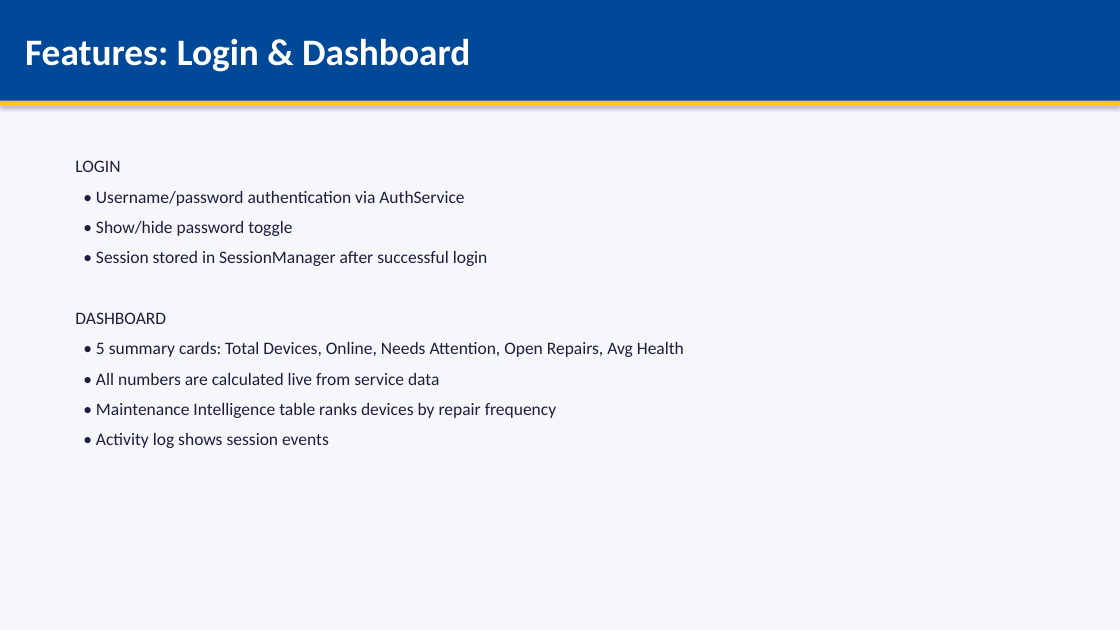
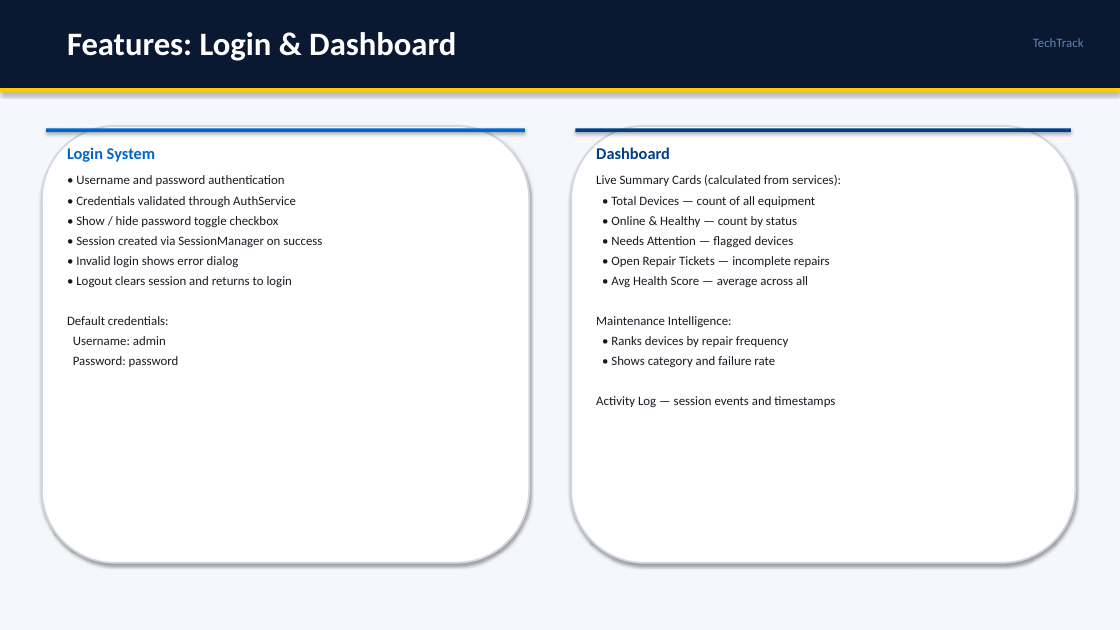
Before and after one commit to isanthetroller/TechTrack, a slide deck: slide 7 of TechTrack_Presentation.pptx (slide 5 before the commit). Drawn at 1120x630 pixels with LibreOffice and Linux fonts; fonts in the diff are those of the drawing. Boxes give left, top, right and bottom in pixels: in the first picture for what was removed or moved away, otherwise in the second. Text is boxed around its words. In the diff, an @@ line names an element or a change of style, - is before the commit and + after.

Commit message:
Redesign PPT with ERD, flowchart, and improved layout

```diff
--- a/TechTrack_Presentation.pptx
+++ b/TechTrack_Presentation.pptx
@@ background #F5F7FA to #F5F7FC @@
@@ rectangle added at box(0, 0, 1120, 88), fill #0A1931 @@
@@ text "Features: Login & Dashboard": place and size @@
-text "Features: Login & Dashboard" at box(0, 0, 1120, 101)
+text "Features: Login & Dashboard" at box(67, 32, 456, 61)
@@ text "Features: Login & Dashboard" at box(67, 32, 456, 61): size 32 to 28 pt; fill #004999 to none; shadow off @@
@@ text added at box(1033, 38, 1084, 47), 11 pt, text #6482B4 @@
+TechTrack
@@ rectangle: place and size @@
-rectangle at box(0, 101, 1120, 106)
+rectangle at box(0, 88, 1120, 92)
@@ rounded rectangle added at box(42, 126, 529, 563), fill #FFFFFF, outline #D2D7E1 1.5 pt @@
@@ rectangle added at box(46, 129, 525, 132), fill #0066CC @@
@@ text added at box(67, 147, 156, 162), 14 pt, text #0066CC, bold @@
+Login System
@@ rounded rectangle added at box(571, 126, 1075, 563), fill #FFFFFF, outline #D2D7E1 1.5 pt @@
@@ rectangle added at box(576, 129, 1071, 132), fill #003F87 @@
@@ text added at box(596, 147, 670, 159), 14 pt, text #003F87, bold @@
+Dashboard
@@ text added at box(67, 175, 322, 367), 11 pt, text #191923 @@
+• Username and password authentication
+• Credentials validated through AuthService
+• Show / hide password toggle checkbox
+• Session created via SessionManager on success
+• Invalid login shows error dialog
+• Logout clears session and returns to login
+Default credentials:
+Username: admin
+Password: password
@@ text at box(596, 175, 841, 407): text changed; size 15 to 11 pt; text colour #1E1E3C to #191923 @@
-LOGIN
-• Username/password authentication via AuthService
-• Show/hide password toggle
-• Session stored in SessionManager after successful login
-DASHBOARD
-• 5 summary cards: Total Devices, Online, Needs Attention, Open Repairs, Avg Health
-• All numbers are calculated live from service data
-• Maintenance Intelligence table ranks devices by repair frequency
-• Activity log shows session events
+Live Summary Cards (calculated from services):
+• Total Devices — count of all equipment
+• Online & Healthy — count by status
+• Needs Attention — flagged devices
+• Open Repair Tickets — incomplete repairs
+• Avg Health Score — average across all
+Maintenance Intelligence:
+• Ranks devices by repair frequency
+• Shows category and failure rate
+Activity Log — session events and timestamps
```
Also in this commit, not shown: 6 other slides changed, 4 slides added, 3 slides removed, 1 other file.
